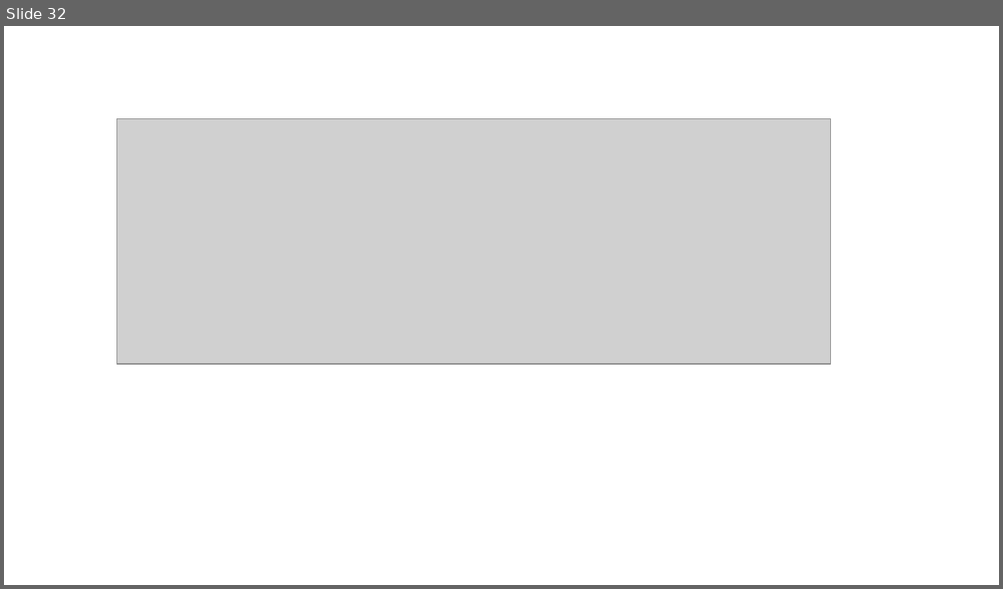
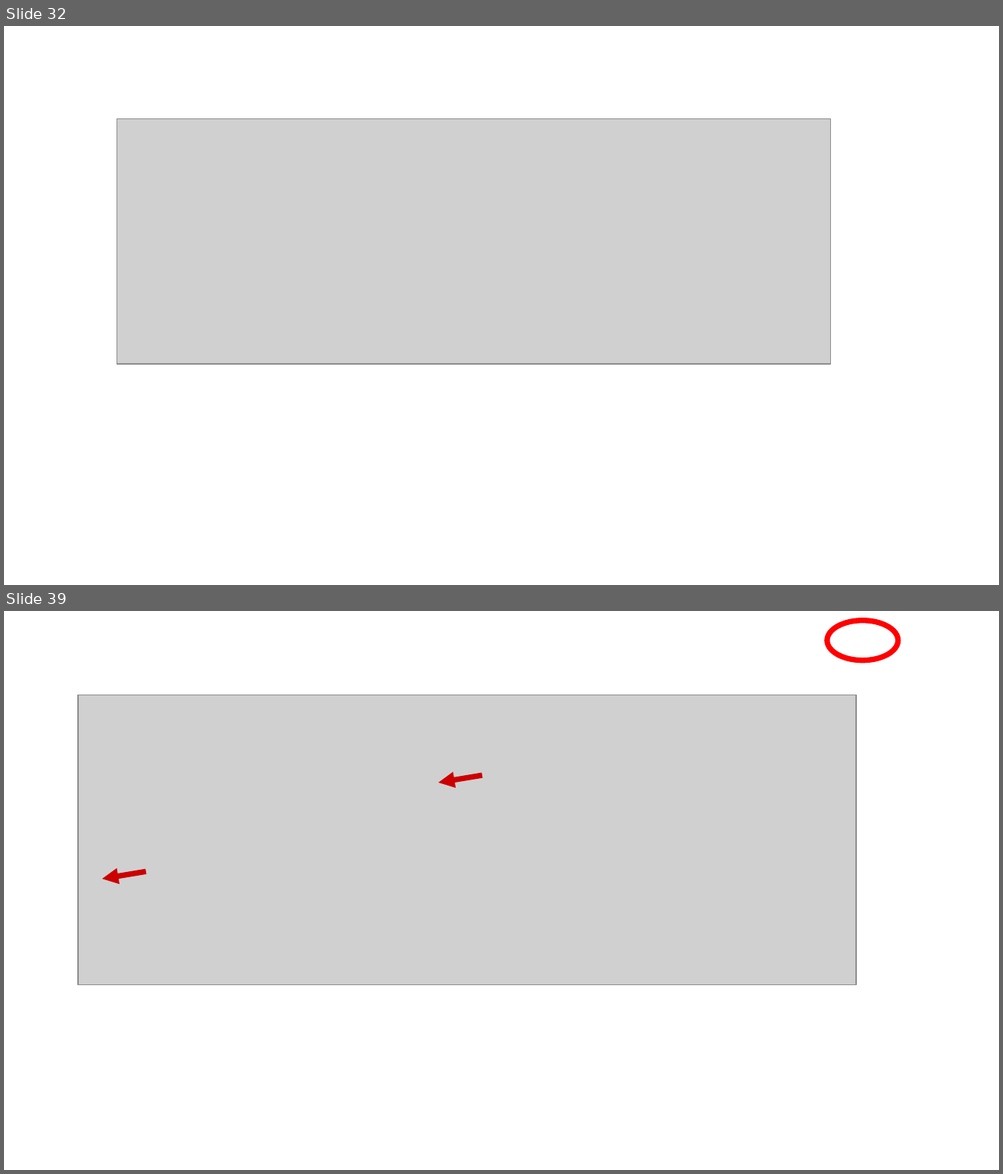
Before and after one commit to mbcladwell/ln7, a slide deck: ppt/lnwbootstrap.odp. Shown one above the other, each under a label of ours: slide 32 before the commit, slides 32 and 39 after it; the slides between them are not shown. The pictures are 1003x589 and 1003x1174 pixels, drawn with LibreOffice and Linux fonts; fonts in the diff are those of the drawing; grey boxes stand for pictures. Boxes give left, top, right and bottom in pixels: in the first picture for what was removed or moved away, otherwise in the second. Text is boxed around its words. In the diff, an @@ line names an element or a change of style, - is before the commit and + after.

```diff
--- a/ppt/lnwbootstrap.odp
+++ b/ppt/lnwbootstrap.odp
@@ slide 39 added at [4, 611, 999, 1170], background #FFFFFF @@
@@ ellipse added at [827, 620, 899, 660], outline #FF0000 4.31 pt @@
@@ picture added at [78, 695, 856, 985] @@
@@ arrow added from (482, 775) to (438, 783), #CC0000 4.31 pt @@
@@ arrow added from (145, 871) to (102, 879), #CC0000 4.31 pt @@
```
Also in this commit, not shown: 13 other slides added, 2 slides removed, 20 other files.
